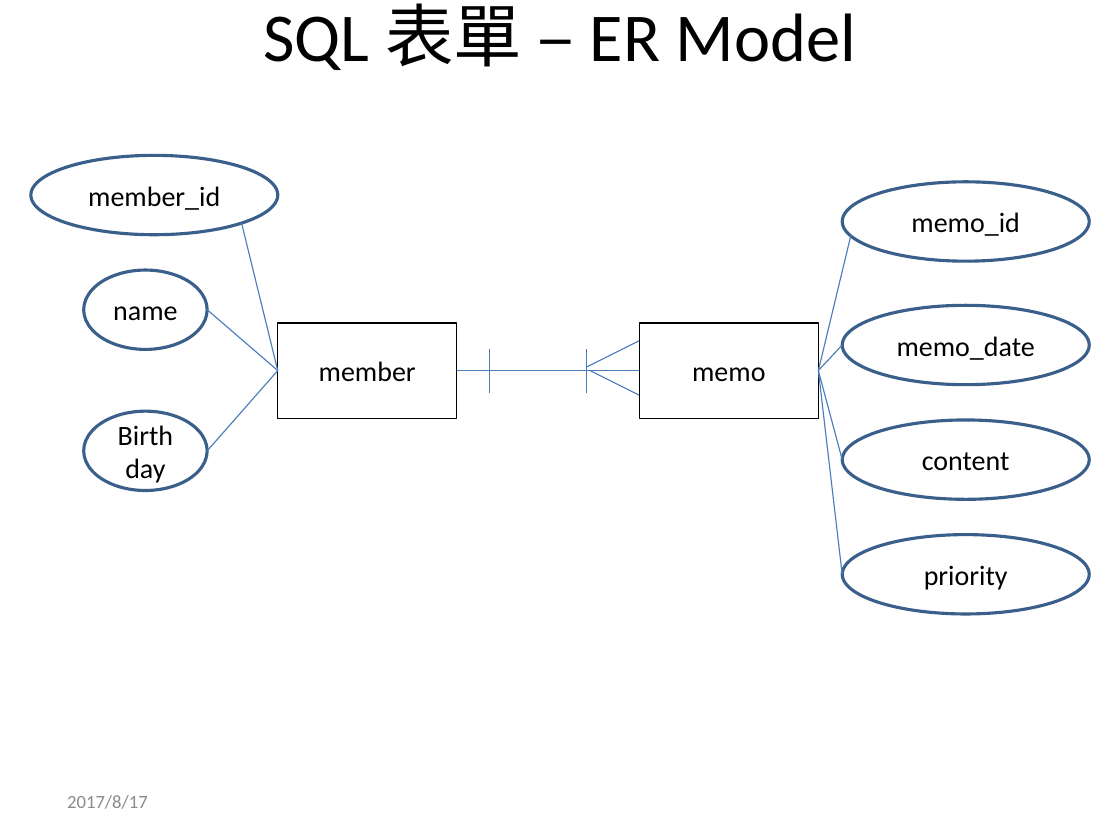
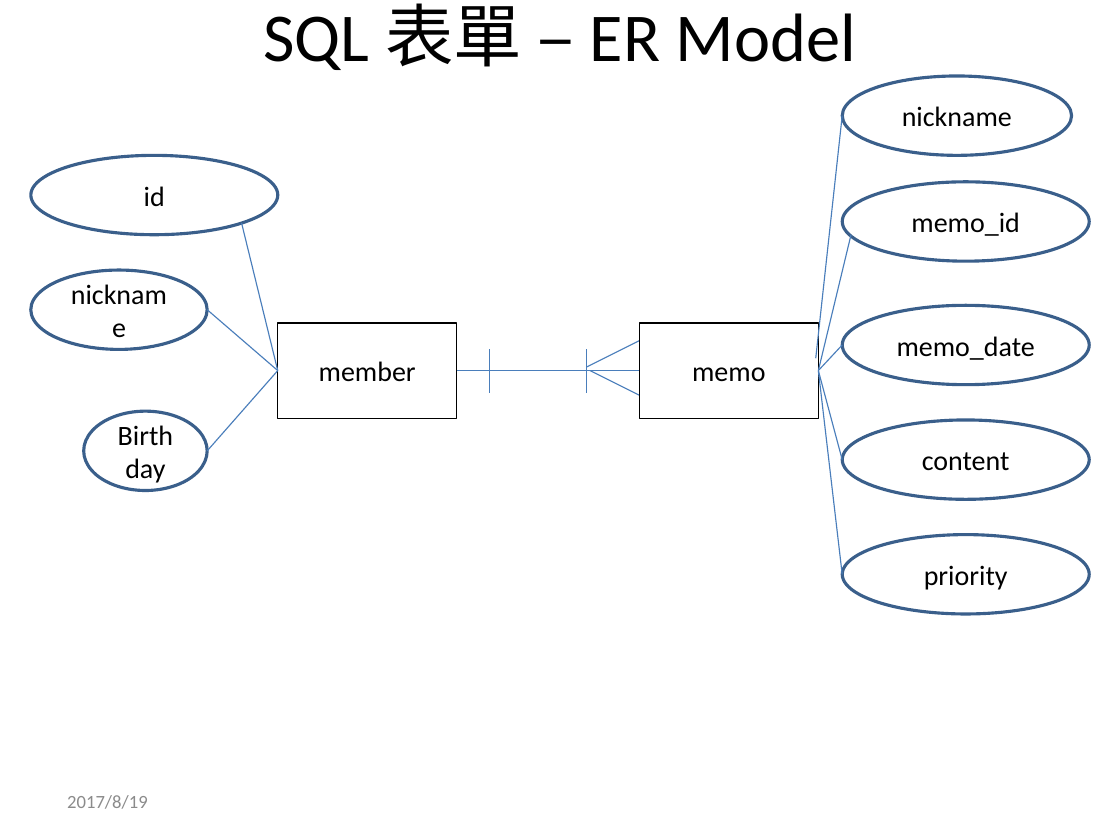
Before and after one commit to AntiAir/PHP_SQL_family_calendar, a slide deck: slide 4 of [287期] PHP MySQL Final Project - 吳志豪_蘇冠羽.pptx. Drawn at 1120x840 pixels with LibreOffice and Linux fonts; fonts in the diff are those of the drawing. Boxes give left, top, right and bottom in pixels: in the first picture for what was removed or moved away, otherwise in the second. Text is boxed around its words. In the diff, an @@ line names an element or a change of style, - is before the commit and + after.

```diff
--- a/[287期] PHP MySQL Final Project - 吳志豪_蘇冠羽.pptx
+++ b/[287期] PHP MySQL Final Project - 吳志豪_蘇冠羽.pptx
@@ ellipse added at [842, 76, 1072, 156], fill #FFFFFF, outline #3A5F8C 2 pt, 18 pt, text #000000 @@
+nickname
@@ line added from (842, 115) to (815, 358), #4B7EBC 0.75 pt @@
@@ text in ellipse at [144, 186, 165, 206]: text changed @@
-member_id
+id
@@ ellipse "nickname": place and size @@
-ellipse "nickname" at [84, 270, 207, 349]
+ellipse "nickname" at [31, 270, 207, 349]
@@ text in ellipse at [113, 306, 177, 321]: text changed @@
-name
+nickname
@@ text at [67, 795, 148, 809]: text changed @@
-2017/8/17
+2017/8/19
```
Also in this commit, not shown: 3 other slides changed, 18 other files.
